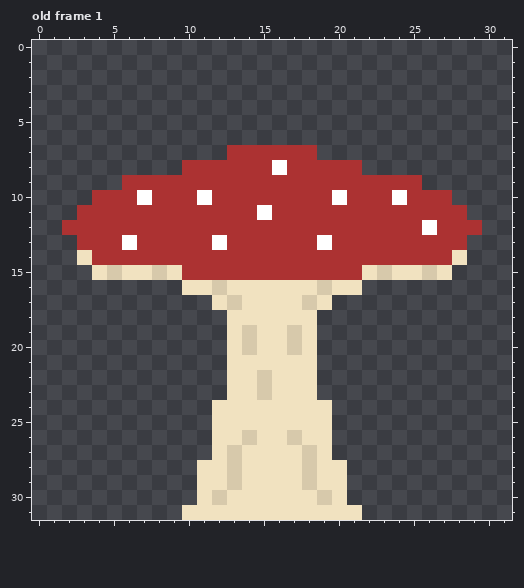
File history of a pixel-art file, assets/sprites/BigMushroom.aseprite. Above is the file before it was changed.
32x32 pixels, 1 frame. Shown: old frame 1. The commit also changed other frames, which this record leaves out.
After:
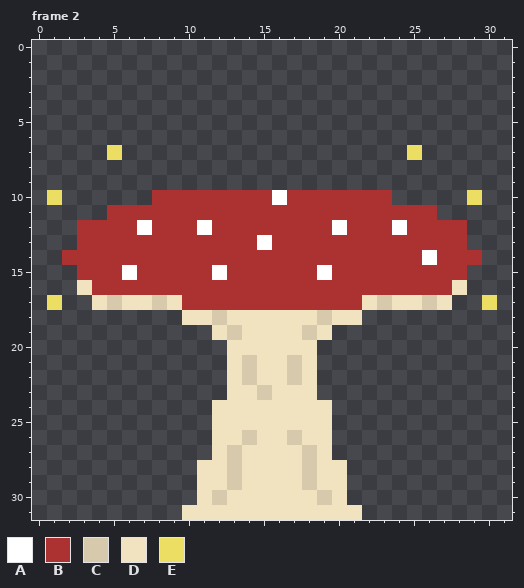
Palette (. is transparent): A #ffffff  B #ac3232  C #d7c9ab  D #f1e2c0  E #ecde63
A new or re-ordered frame is compared with the old frame closest to it.
From the commit log: Update BigMushroom.aseprite Mushroom now has a 4 frame animation.
What changed:
frames 1 -> 4
Frame 2 is new; against old frame 1:
Colour A replaces colour B in row 10 at x 16; in row 12 at x 7, 11, 20 and 24; in row 13 at x 15; in row 14 at x 26; in row 15 at x 12 and 19.
Colour A replaces colour D in row 15 at x 6.
Colour B is added in row 14 at x 2 and 29; in row 15 at x 3 and 28; in row 16 at x 4 to 9 and 22 to 27; in row 17 at x 10 to 11 and 20 to 21.
Colour B replaces colour A in row 10 at x 11 and 20; in row 11 at x 15; in row 12 at x 26; in row 13 at x 6, 12 and 19.
Colour B replaces colour C in row 15 at x 5, 8, 23 and 26; in row 16 at x 12 and 19; in row 17 at x 13 and 18.
Colour B replaces colour D in row 14 at x 3 and 28; in row 15 at x 4, 7, 9, 22, 24 to 25 and 27; in row 16 at x 10 to 11, 13 to 18 and 20 to 21; in row 17 at x 12, 14 to 17 and 19.
Colour C is added in row 17 at x 5, 8, 23 and 26; in row 18 at x 12 and 19.
Colour C replaces colour D in row 19 at x 13 and 18; in rows 21 to 22 at x 14 and 17.
Colour D is added in row 16 at x 3 and 28; in row 17 at x 4, 6 to 7, 9, 22, 24 to 25 and 27; in row 18 at x 10 to 11 and 20 to 21; in row 19 at x 12 and 19.
Colour D replaces colour C in rows 19 to 20 at x 14 and 17; in row 22 at x 15.
Colour E is added in row 7 at x 5 and 25; in row 10 at x 1 and 29; in row 17 at x 1 and 30.
Colour A is removed in row 8 at x 16; in row 10 at x 7 and 24.
Colour B is removed in row 7 at x 13 to 18; in row 8 at x 10 to 15 and 17 to 21; in row 9 at x 6 to 25; in row 10 at x 4 to 6 and 25 to 27; in row 11 at x 3 to 4 and 27 to 28; in row 12 at x 2 and 29.
Changed places in both pictures, as pixel boxes (x1, y1, x2, y2):
changed: (47, 145, 497, 385)
